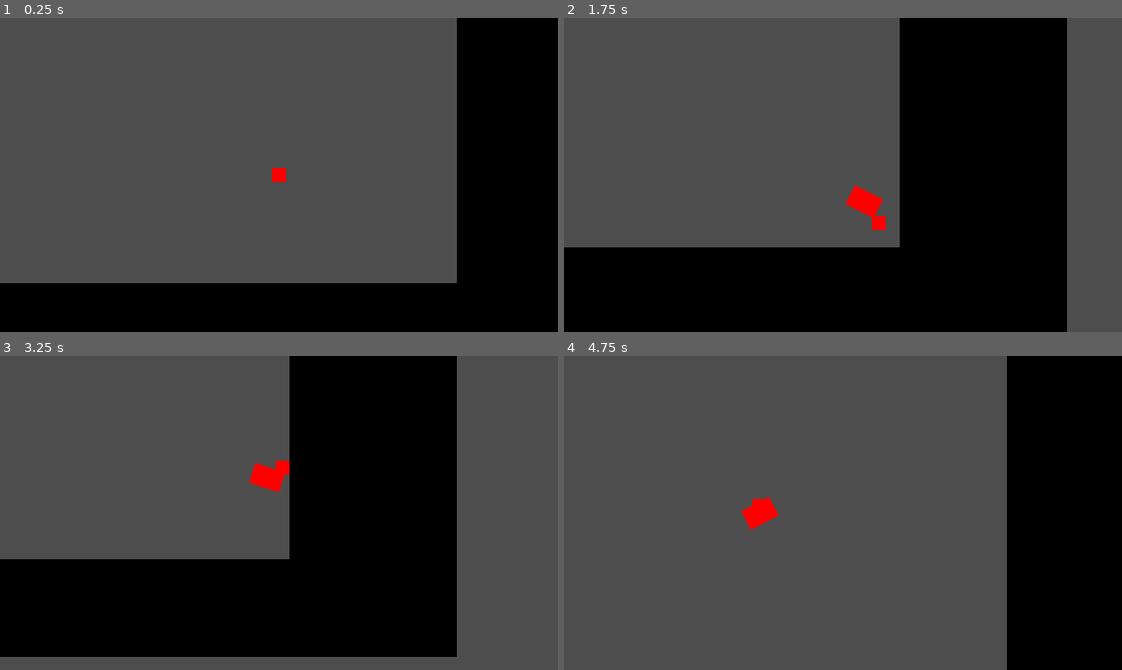
Above: before the commit, frames 1-4 (two rows, left to right).
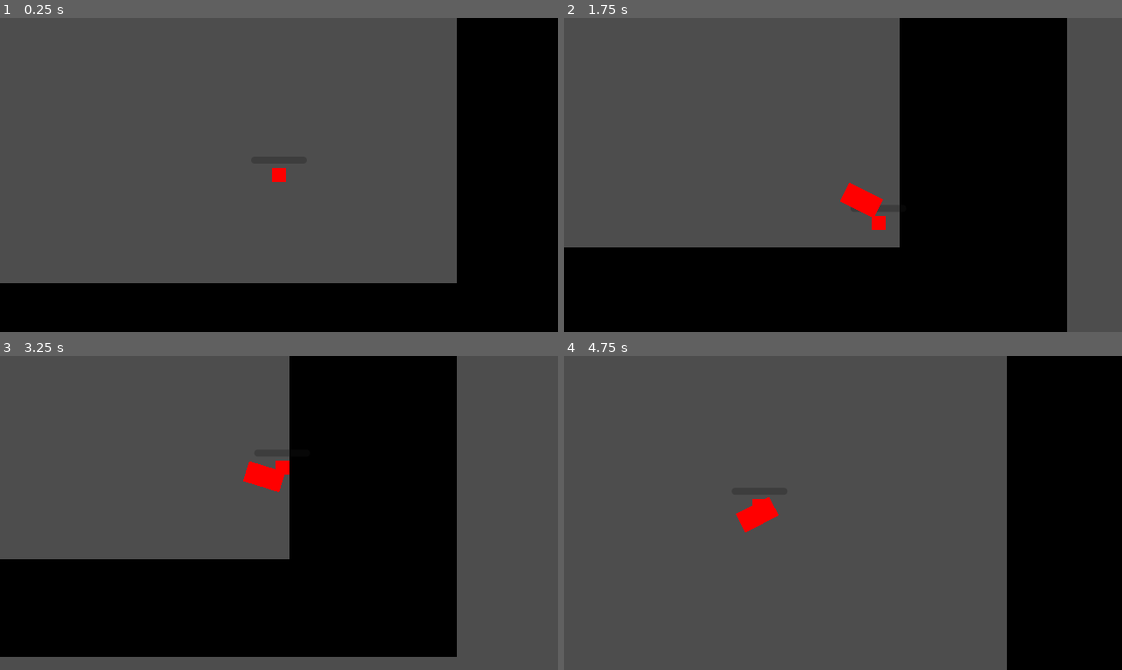
Above: after the commit, the same moments.

Repository: IanLum/square-game
Game: Godot game, scene res://src/main.tscn
Two runs of this game, one before a commit and one after it. Both use one fixed random seed, a clock stepped at 60 frames per second and the inputs below.
Inputs (mouse positions are in pixels of both pictures, inside the frame that each line leads up to):
- Up to frame 1 (0.25 s): no input
- Up to frame 2 (1.75 s): tap Enter at 0.5 s; move the mouse to (965, 159) at 0.52 s; press the mouse at (965, 159) at 0.53 s; hold D (right) 0.53-1.28 s; tap Space (utility, bound only after the commit) at 0.8, 1.35 s; move the mouse to (731, 190) at 1.27 s; release the mouse at (731, 190) at 1.28 s; hold S (down) from 1.28 s (still down); click (731, 190) at 1.55 s
- Up to frame 3 (3.25 s): move the mouse to (334, 443) at 2.02 s; release S (down) at 2.03 s; press the mouse at (334, 443) at 2.03 s; hold D (right) 2.03-2.78 s; tap Space (utility, bound only after the commit) at 2.3, 2.85 s; move the mouse to (251, 575) at 2.77 s; release the mouse at (251, 575) at 2.78 s; hold W (up) from 2.78 s (still down); click (251, 575) at 3.05 s
- Up to frame 4 (4.75 s): move the mouse to (1010, 560) at 3.52 s; release W (up) at 3.53 s; press the mouse at (1010, 560) at 3.53 s; hold A (left) from 3.53 s (still down); tap Space (utility, bound only after the commit) at 3.8, 4.35 s; move the mouse to (675, 465) at 4.27 s; release the mouse at (675, 465) at 4.28 s; click (675, 465) at 4.55 s

The runs differ from the first frame. In frame 2, less than 0.1% of the frame differs, in the area x 49-53%, y 52-60%; in frame 3, less than 0.1%, in the area x 43-46%, y 33-41%; in frame 4, less than 0.1%.

Commit message:
add attack charge

Diff:
--- a/project.godot
+++ b/project.godot
@@ -49,6 +49,11 @@
 "events": [Object(InputEventMouseButton,"resource_local_to_scene":false,"resource_name":"","device":-1,"window_id":0,"a …(253 unchanged characters)…
 ]
 }
+utility={
+"deadzone": 0.5,
+"events": [Object(InputEventKey,"resource_local_to_scene":false,"resource_name":"","device":-1,"window_id":0,"alt_pressed":false,"shift_pressed":false,"ctrl_pressed":false,"meta_pressed":false,"pressed":false,"keycode":0,"physical_keycode":32,"key_label":0,"unicode":32,"echo":false,"script":null)
+]
+}
 
 [layer_names]
 
--- a/src/player/player.gd
+++ b/src/player/player.gd
@@ -4,13 +4,30 @@
 const ATTACK_SLOW = 0.3
 const ATTACK_TIME = 0.2
 
+const MAX_CHARGE = 1.5
+const CHARGE_TIME = 1
+
+
 @onready var red_attack = preload("res://src/player/red_attack.tscn")
 @onready var attack_lag = $AttackLag
+@onready var charge_bar = $AttackCharge
+
+var charge = 0: set = _set_charge
+
+func _set_charge(new_charge):
+	charge = clamp(new_charge, 0, MAX_CHARGE)
+	charge_bar.value = charge
+
 
 func _ready():
 	attack_lag.wait_time = ATTACK_TIME
+	charge_bar.max_value = MAX_CHARGE
 
-func _physics_process(_delta):
+
+func _physics_process(delta):
+	if Input.is_action_pressed("utility"):
+		charge += MAX_CHARGE / CHARGE_TIME * delta
+
 	var direction = Vector2(
 		Input.get_axis("left", "right"), Input.get_axis("up", "down")
 	).normalized()
@@ -18,15 +35,19 @@
 	if !attack_lag.is_stopped(): velocity *= ATTACK_SLOW
 	move_and_slide()
 
+
 func attack():
 	if !attack_lag.is_stopped(): return
 	attack_lag.start()
 	var instance = red_attack.instantiate()
 	instance.start(
 		position,
-		(get_global_mouse_position() - global_position).normalized()
+		(get_global_mouse_position() - global_position).normalized(),
+		1 + charge
 	)
+	charge = 0
 	get_parent().add_child(instance)
+
 
 func _unhandled_input(event):
 	if event.is_action_pressed("attack"):
--- a/src/player/player.tscn
+++ b/src/player/player.tscn
@@ -27,3 +27,14 @@
 
 [node name="AttackLag" type="Timer" parent="."]
 one_shot = true
+
+[node name="AttackCharge" type="ProgressBar" parent="."]
+anchors_preset = 5
+anchor_left = 0.5
+anchor_right = 0.5
+offset_left = -32.0
+offset_top = -21.0
+offset_right = 32.0
+offset_bottom = -13.0
+grow_horizontal = 2
+show_percentage = false
--- a/src/player/red_attack.gd
+++ b/src/player/red_attack.gd
@@ -6,6 +6,7 @@
 	queue_free()
 
 
-func start(pos: Vector2, dir: Vector2):
+func start(pos: Vector2, dir: Vector2, charge: float):
 	position = pos
 	look_at(dir)
+	scale.x = charge
